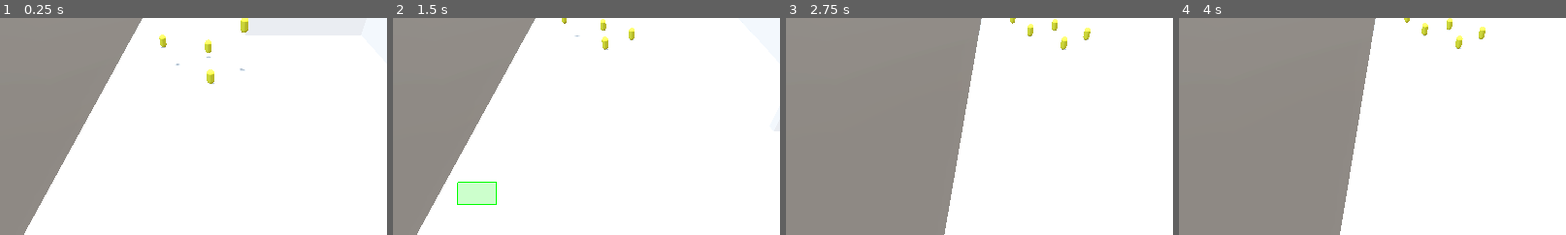
Above: before the commit, frames 1-4 (left to right).
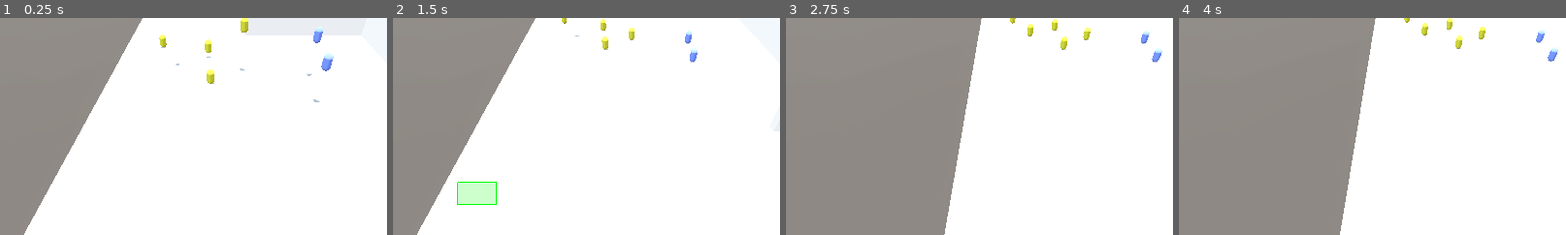
Above: after the commit, the same moments.

Repository: MrSquiggles34/COMP4501PROJECT
Game: Godot game, scene res://scenes/game_state.tscn
Same seed, same stepped clock (60 frames per second), same inputs: the game is played once before the commit and once after it.
Inputs (mouse positions are % of the whole screen's width and height, from its top left):
- Up to frame 1 (0.25 s): no input
- Up to frame 2 (1.5 s): move the mouse to (72, 45) at 0.52 s; hold S (camera_back) 0.53-1.25 s; click (72, 45) at 0.67 s; drag from (30, 55) to (45, 70) at 1.27 s
- Up to frame 3 (2.75 s): move the mouse to (60, 28) at 2.02 s; hold A (camera_left) from 2.03 s (still down); click (60, 28) at 2.17 s
- Up to frame 4 (4 s): release A (camera_left) at 2.75 s; drag from (45, 70) to (20, 35) at 2.77 s; move the mouse to (80, 65) at 3.52 s; hold Mouse wheel up (camera_zoom_in) from 3.53 s (still down); click (80, 65) at 3.67 s
The pictures show only the part of the screen within x 22-72%, y 17-67%; the shares and areas given below are measured in that part.

The runs differ from the first frame. In frame 1, 0.3% of the frame differs, in the area x 79-87%, y 4-39%; in frame 2, 0.2%; in frame 3, 0.2%; in frame 4, 0.2%.

Commit message:
Generic Dragon with simple state machine
Dragons can idle, walk, approach an enemy, or attack. Enemies can be destroyed.

Diff:
--- a/war-of-dragons/scenes/game_state.tscn
+++ b/war-of-dragons/scenes/game_state.tscn
@@ -4,6 +4,7 @@
 [ext_resource type="Script" uid="uid://camda4v1t1sd4" path="res://scripts/game_state.gd" id="1_ukbay"]
 [ext_resource type="PackedScene" uid="uid://dw880124lcimr" path="res://scenes/map_system.tscn" id="2_018ao"]
 [ext_resource type="Script" uid="uid://cibcr6l8est7x" path="res://scripts/selection_box.gd" id="4_gu6ud"]
+[ext_resource type="PackedScene" uid="uid://cser0io6hhouf" path="res://scenes/hostile.tscn" id="5_0ebsy"]
 
 [node name="GameState" type="Node3D" unique_id=465853294]
 script = ExtResource("1_ukbay")
@@ -40,3 +41,6 @@
 grow_vertical = 2
 mouse_filter = 2
 script = ExtResource("4_gu6ud")
+
+[node name="CharacterBody3D" parent="." unique_id=1023116470 instance=ExtResource("5_0ebsy")]
+transform = Transform3D(1, 0, 0, 0, 1, 0, 0, 0, 1, -1.4691725, 2.9999962, 14.942919)
--- /dev/null
+++ b/war-of-dragons/scenes/hostile.tscn
@@ -0,0 +1,26 @@
+[gd_scene format=3 uid="uid://cser0io6hhouf"]
+
+[ext_resource type="Script" uid="uid://br8p3vqdko155" path="res://scripts/hostile.gd" id="1_y84sh"]
+
+[sub_resource type="CapsuleShape3D" id="CapsuleShape3D_k4y1u"]
+
+[sub_resource type="ShaderMaterial" id="ShaderMaterial_1jvru"]
+
+[sub_resource type="StandardMaterial3D" id="StandardMaterial3D_k4y1u"]
+albedo_color = Color(0.37424576, 0.47765666, 1, 1)
+
+[sub_resource type="CapsuleMesh" id="CapsuleMesh_k4y1u"]
+material = SubResource("StandardMaterial3D_k4y1u")
+
+[node name="CharacterBody3D" type="CharacterBody3D" unique_id=1023116470]
+transform = Transform3D(1, 0, 0, 0, 1, 0, 0, 0, 1, 0, 2, 0)
+script = ExtResource("1_y84sh")
+
+[node name="CollisionShape3D" type="CollisionShape3D" parent="." unique_id=575317902]
+shape = SubResource("CapsuleShape3D_k4y1u")
+
+[node name="MeshInstance3D" type="MeshInstance3D" parent="." unique_id=714606444]
+material_overlay = SubResource("ShaderMaterial_1jvru")
+mesh = SubResource("CapsuleMesh_k4y1u")
+
+[node name="NavigationAgent3D" type="NavigationAgent3D" parent="." unique_id=1615334081]
--- a/war-of-dragons/scenes/map_system.tscn
+++ b/war-of-dragons/scenes/map_system.tscn
@@ -1,5 +1,6 @@
 [gd_scene format=3 uid="uid://dw880124lcimr"]
 
+[ext_resource type="PackedScene" uid="uid://cser0io6hhouf" path="res://scenes/hostile.tscn" id="2_ss0ul"]
 [ext_resource type="PackedScene" uid="uid://c6w816cdcysdv" path="res://scenes/dragon.tscn" id="2_xypqd"]
 
 [sub_resource type="ProceduralSkyMaterial" id="ProceduralSkyMaterial_xypqd"]
@@ -236,3 +237,9 @@
 transform = Transform3D(1, 0, 0, 0, 1, 0, 0, 0, 1, -33.428, 2, 1.199)
 
 [node name="Hostiles" type="Node3D" parent="Entities/DynamicEntity" unique_id=2147119004]
+
+[node name="CharacterBody3D2" parent="Entities/DynamicEntity/Hostiles" unique_id=714028336 instance=ExtResource("2_ss0ul")]
+transform = Transform3D(1, 0, 0, 0, 1, 0, 0, 0, 1, -19.679201, 6.8195753, -1.2114401)
+
+[node name="CharacterBody3D" parent="." unique_id=830323091 instance=ExtResource("2_ss0ul")]
+transform = Transform3D(1, 0, 0, 0, 1, 0, 0, 0, 1, -20.222502, 6.454891, 5.5664463)
--- a/war-of-dragons/scripts/dragon.gd
+++ b/war-of-dragons/scripts/dragon.gd
@@ -2,6 +2,14 @@
 extends DynamicEntity
 
 @export var gravity: float = 9.8
+
+enum DragonState { IDLE, MOVING, APPROACHING, ATTACKING }
+var state: DragonState = DragonState.IDLE
+
+# Attack Parameters
+var attack_target: Hostile = null
+var attack_distance: float = 2.0
+var bump_speed: float = 10.0
 
 # Called when the node enters the scene tree for the first time.
 func _ready() -> void:
@@ -14,11 +22,46 @@
 
 # Called every frame. 'delta' is the elapsed time since the previous frame.
 func _physics_process(delta: float) -> void:
+
 	if not is_on_floor():
 		velocity.y -= gravity * delta
 	else:
 		velocity.y = 0
 
+	# Generic State Machine
+	match state:
+		DragonState.IDLE:
+			velocity.x = 0
+			velocity.z = 0
+
+		DragonState.MOVING:
+			_process_movement(delta)
+
+		DragonState.APPROACHING:
+			# Target was destroyed
+			if not attack_target or not is_instance_valid(attack_target):
+				attack_target = null
+				set_state(DragonState.IDLE)
+			else:
+				# Move towards the target
+				agent.target_position = attack_target.global_position
+				_process_movement(delta)
+
+				# Switch to ATTACKING once close
+				if global_position.distance_to(attack_target.global_position) <= attack_distance:
+					set_state(DragonState.ATTACKING)
+
+		DragonState.ATTACKING:
+			_process_attack(delta)
+
+	move_and_slide()
+
+
+func move_to(target: Vector3) -> void:
+	set_state(DragonState.MOVING)
+	agent.target_position = target
+
+func _process_movement(delta: float):
 	# navigation Movement
 	if not agent.is_navigation_finished():
 		var next_position: Vector3 = agent.get_next_path_position()
@@ -33,11 +76,45 @@
 		else:
 			velocity.x = 0
 			velocity.z = 0
-	else:
-		velocity.x = 0
-		velocity.z = 0
+			set_state(DragonState.IDLE)
 
-	move_and_slide()
+func attack(target: Hostile):
+	if not target or not is_instance_valid(target):
+		return
+	attack_target = target
 
-func move_to(target: Vector3) -> void:
-	agent.target_position = target
+	# Move toward the enemy first
+	agent.target_position = target.global_position
+	set_state(DragonState.APPROACHING)
+
+func _process_attack(delta: float):
+	if not attack_target or not is_instance_valid(attack_target):
+		set_state(DragonState.IDLE)
+		attack_target = null
+		return
+
+	var direction = (attack_target.global_position - global_position).normalized()
+	velocity = direction * bump_speed
+
+	# Check if close enough to attack (right now single hit)
+	if global_position.distance_to(attack_target.global_position) < attack_distance:
+		attack_target.queue_free()
+		attack_target = null
+		set_state(DragonState.IDLE)
+
+
+# Change the state of the dragon & print
+func set_state(new_state: DragonState) -> void:
+	if state == new_state:
+		return
+
+	print(name, " state change: ", state_to_string(state), " -> ", state_to_string(new_state))
+	state = new_state
+
+func state_to_string(s: DragonState) -> String:
+	match s:
+		DragonState.IDLE: return "IDLE"
+		DragonState.MOVING: return "MOVING"
+		DragonState.APPROACHING: return "APPROACHING"
+		DragonState.ATTACKING: return "ATTACKING"
+	return "UNKNOWN"
--- a/war-of-dragons/scripts/entity.gd
+++ b/war-of-dragons/scripts/entity.gd
@@ -2,7 +2,7 @@
 extends CharacterBody3D
 
 # Use this to categorize Entities
-enum EntityType { DRAGON, ENEMY, COLLECTIBLE, OBSTACLE, BASE }
+enum EntityType { DRAGON, HOSTILE, COLLECTIBLE, OBSTACLE, BASE }
 
 @export var entity_type: EntityType = EntityType.DRAGON
 
--- a/war-of-dragons/scripts/game_state.gd
+++ b/war-of-dragons/scripts/game_state.gd
@@ -4,6 +4,7 @@
 @onready var selection_rect = $SelectionUI/SelectionBox
 @onready var entities_container = $Map/Entities
 
+#NOTE: Before accessing these arrays, you should call clean_entities()
 var entities: Array[Entity] = []
 var selected_entities: Array[Entity] = []
 
@@ -50,7 +51,42 @@
 
 	elif event is InputEventMouseButton and event.pressed and event.button_index == MOUSE_BUTTON_RIGHT:
 		if selected_entities.size() > 0:
-			command_move(event.position)
+			var from = camera.project_ray_origin(event.position)
+			var to = from + camera.project_ray_normal(event.position) * 1000.0
+
+			var space_state = get_world_3d().direct_space_state
+			var query = PhysicsRayQueryParameters3D.create(from, to)
+			var result = space_state.intersect_ray(query)
+
+			if not result:
+				return
+
+			var clicked_entity = result.collider
+			var click_position: Vector3 = result.position
+
+			if clicked_entity is Hostile:
+				# Attack the hostile with all selected dragons
+				for entity in selected_entities:
+					if entity is Dragon:
+						entity.attack(clicked_entity)
+			else:
+				# Regular move if clicked on ground
+				var unit_count = selected_entities.size()
+				var spacing = 2.0
+				var columns: int = int(ceil(sqrt(float(unit_count))))
+
+				for i in range(unit_count):
+					var row = i / columns
+					var col = i % columns
+
+					var offset = Vector3(
+						(col - columns / 2.0) * spacing,
+						0,
+						row * spacing
+					)
+
+					if selected_entities[i] is Dragon:
+						selected_entities[i].move_to(click_position + offset)
 
 func select_unit(mouse_pos: Vector2) -> void:
 	var from = camera.project_ray_origin(mouse_pos)
@@ -72,13 +108,13 @@
 		print("Selected:", result.collider.name)
 
 func select_units_in_rectangle():
+	clean_entities()
 
 	var rect = Rect2(selection_rect.drag_start, selection_rect.drag_end - selection_rect.drag_start).abs()
 
 	# Clear previous selection
 	for entity in entities:
 		entity.set_selected(false)
-
 	selected_entities.clear()
 
 	# Check all units
@@ -125,3 +161,19 @@
 
 		if selected_entities[i] is Dragon:
 			selected_entities[i].move_to(click_position + offset)
+
+# Remove an entity from the game REQUIRED FOR ACCESSING ENTITY ARRAYS
+func clean_entities():
+	var i = 0
+	while i < entities.size():
+		if not is_instance_valid(entities[i]):
+			entities.remove_at(i)
+		else:
+			i += 1
+
+	i = 0
+	while i < selected_entities.size():
+		if not is_instance_valid(selected_entities[i]):
+			selected_entities.remove_at(i)
+		else:
+			i += 1
--- /dev/null
+++ b/war-of-dragons/scripts/hostile.gd
@@ -0,0 +1,22 @@
+class_name Hostile
+extends DynamicEntity
+
+@export var gravity: float = 9.8
+
+# Called when the node enters the scene tree for the first time.
+func _ready() -> void:
+	super._ready()
+	entity_type = EntityType.HOSTILE
+
+# Called every frame. 'delta' is the elapsed time since the previous frame.
+func _process(delta: float) -> void:
+	pass
+
+# Called every frame. 'delta' is the elapsed time since the previous frame.
+func _physics_process(delta: float) -> void:
+	if not is_on_floor():
+		velocity.y -= gravity * delta
+	else:
+		velocity.y = 0
+
+	move_and_slide()
Not shown, added: war-of-dragons/scripts/hostile.gd.uid
